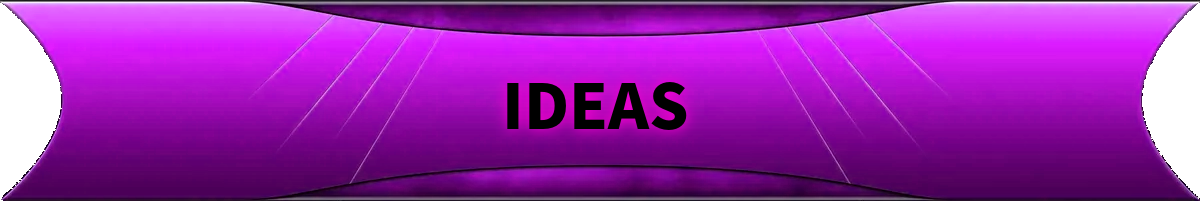
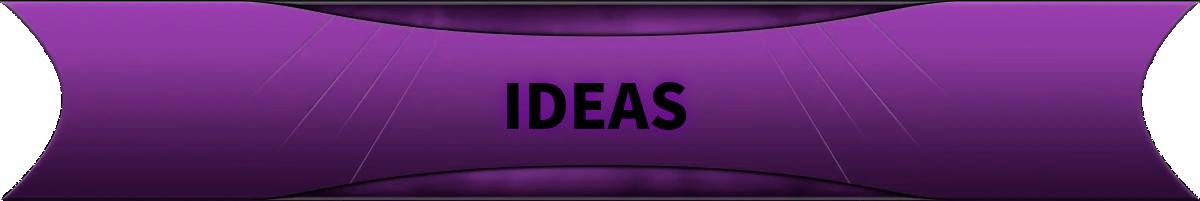
Layers edited between the first and the second w=1200, h=201 image:
painted on "IDEAS #1" over [479, 55, 714, 157]
painted on "238dac0352fdf288277ad408d74d0a11.webp" over [0, 0, 1200, 201]
